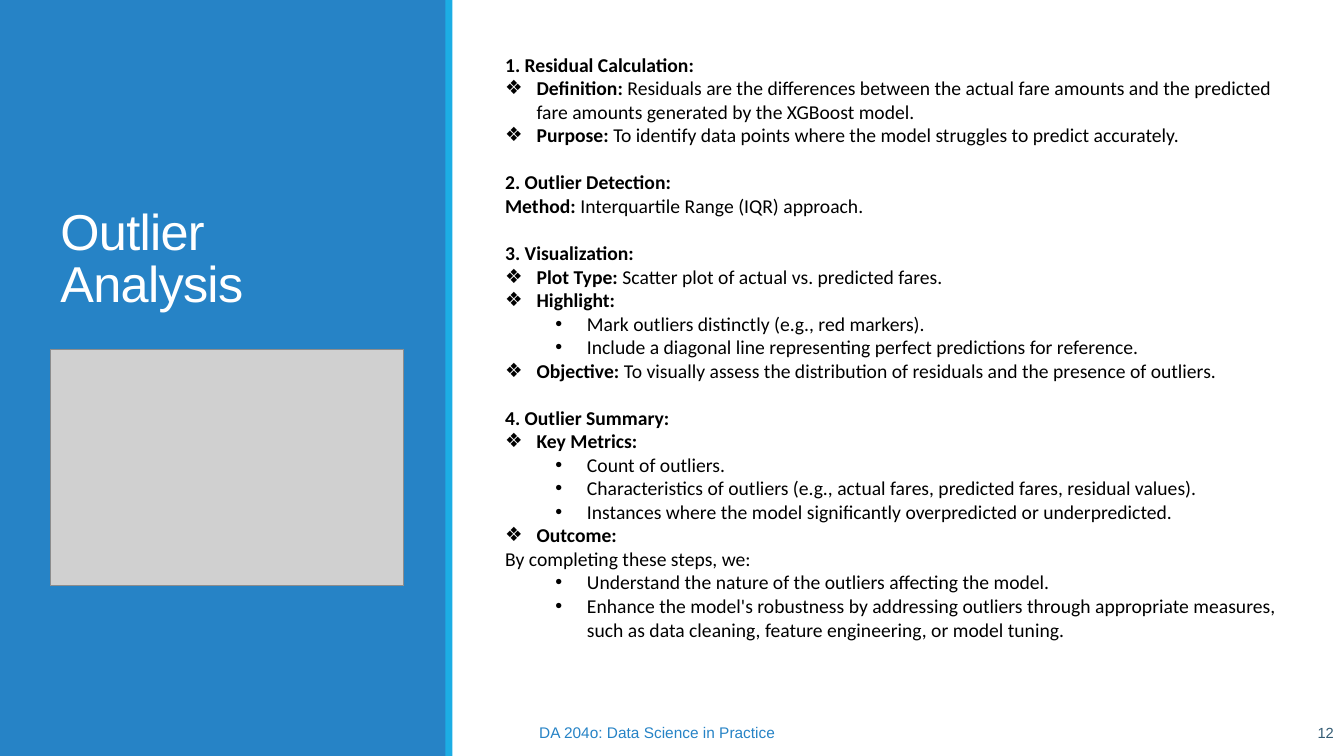
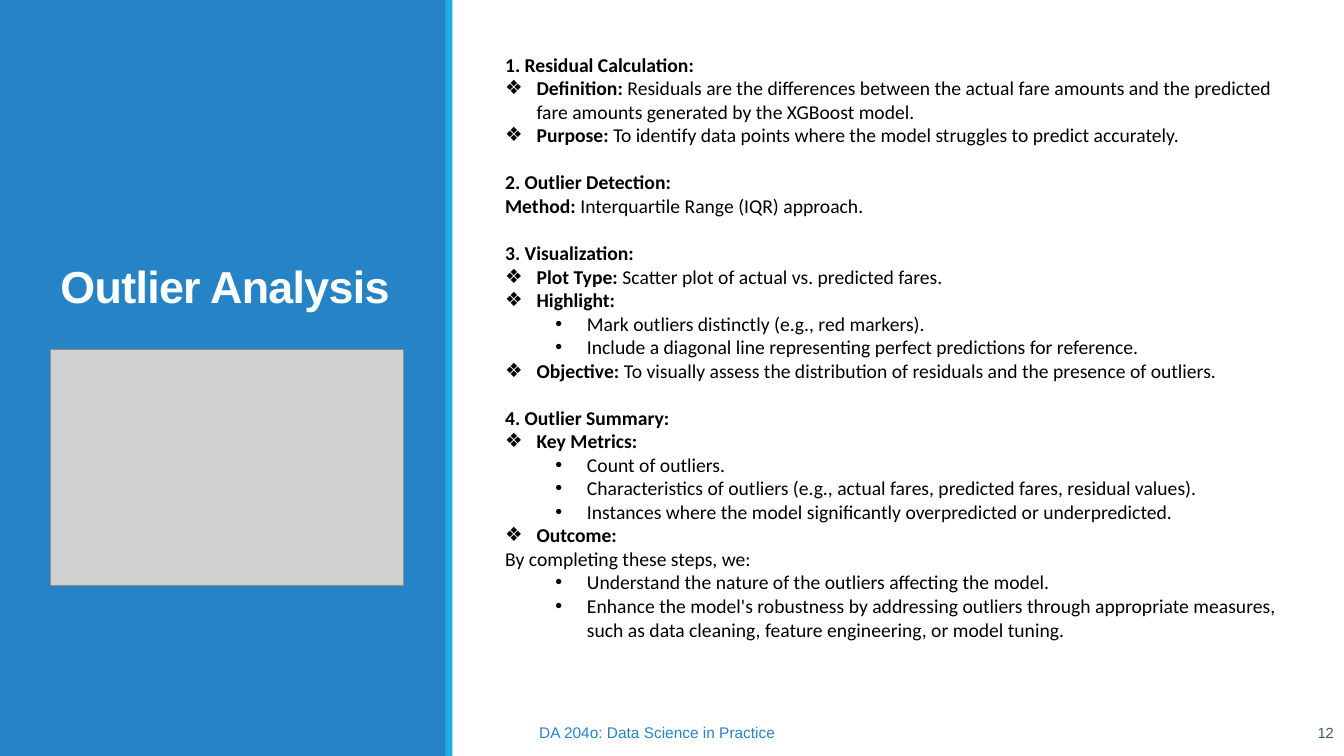
Before and after one commit to aravindsreekumar28/TaxiFare-Forecast, a slide deck: slide 12 of TaxiFare Forecast – Enhancing Fare Accuracy with Machine Learning.pptx. Drawn at 1344x756 pixels with LibreOffice and Linux fonts; fonts in the diff are those of the drawing; grey boxes stand for pictures. Boxes give left, top, right and bottom in pixels: in the first picture for what was removed or moved away, otherwise in the second. Text is boxed around its words. In the diff, an @@ line names an element or a change of style, - is before the commit and + after.

```diff
--- a/TaxiFare Forecast – Enhancing Fare Accuracy with Machine Learning.pptx
+++ b/TaxiFare Forecast – Enhancing Fare Accuracy with Machine Learning.pptx
@@ title "Outlier Analysis" at [60,270,389,312]: size 36 to 32 pt, bold on @@
```
Also in this commit, not shown: 7 other slides changed, 1 slide added, 1 other file.
